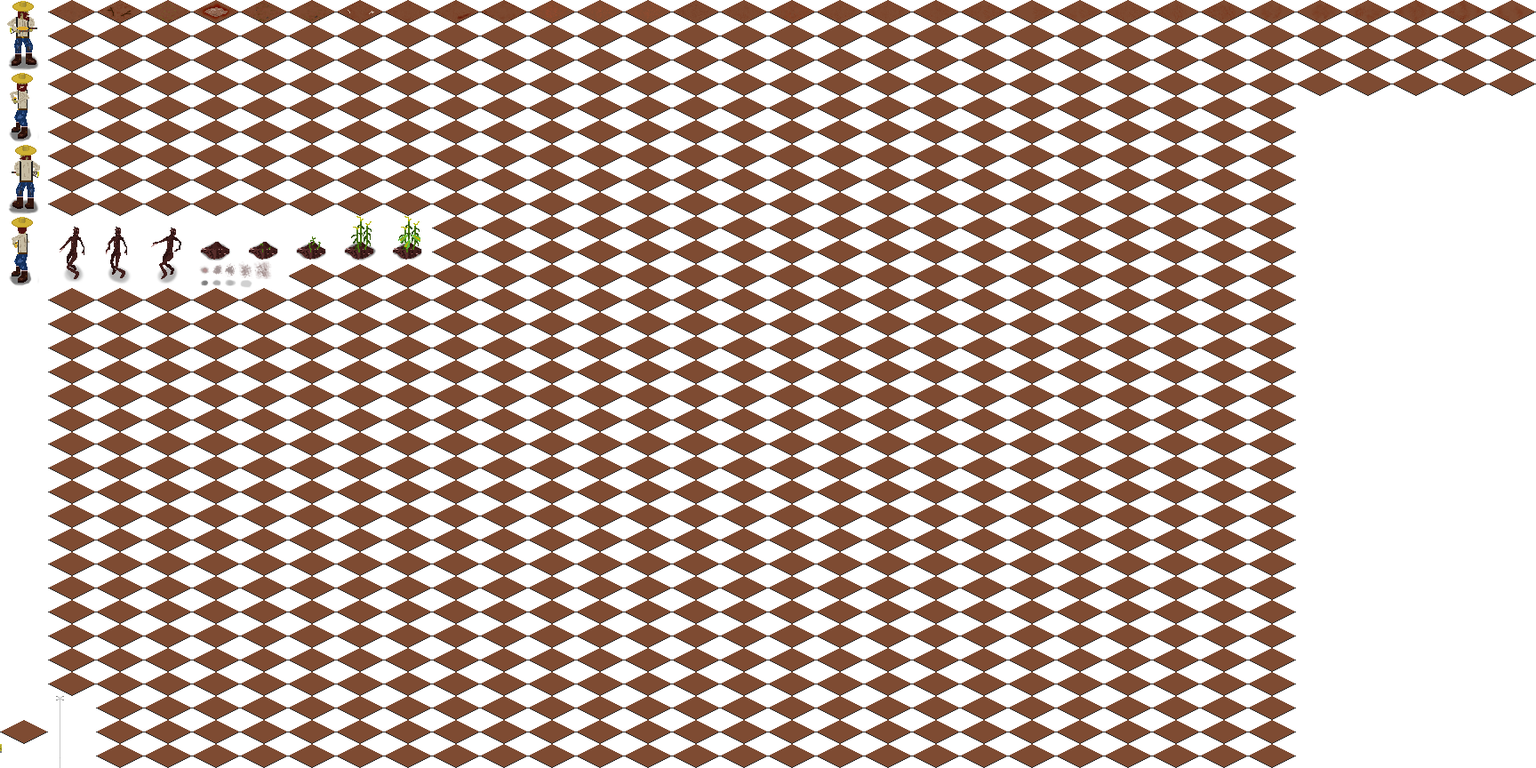
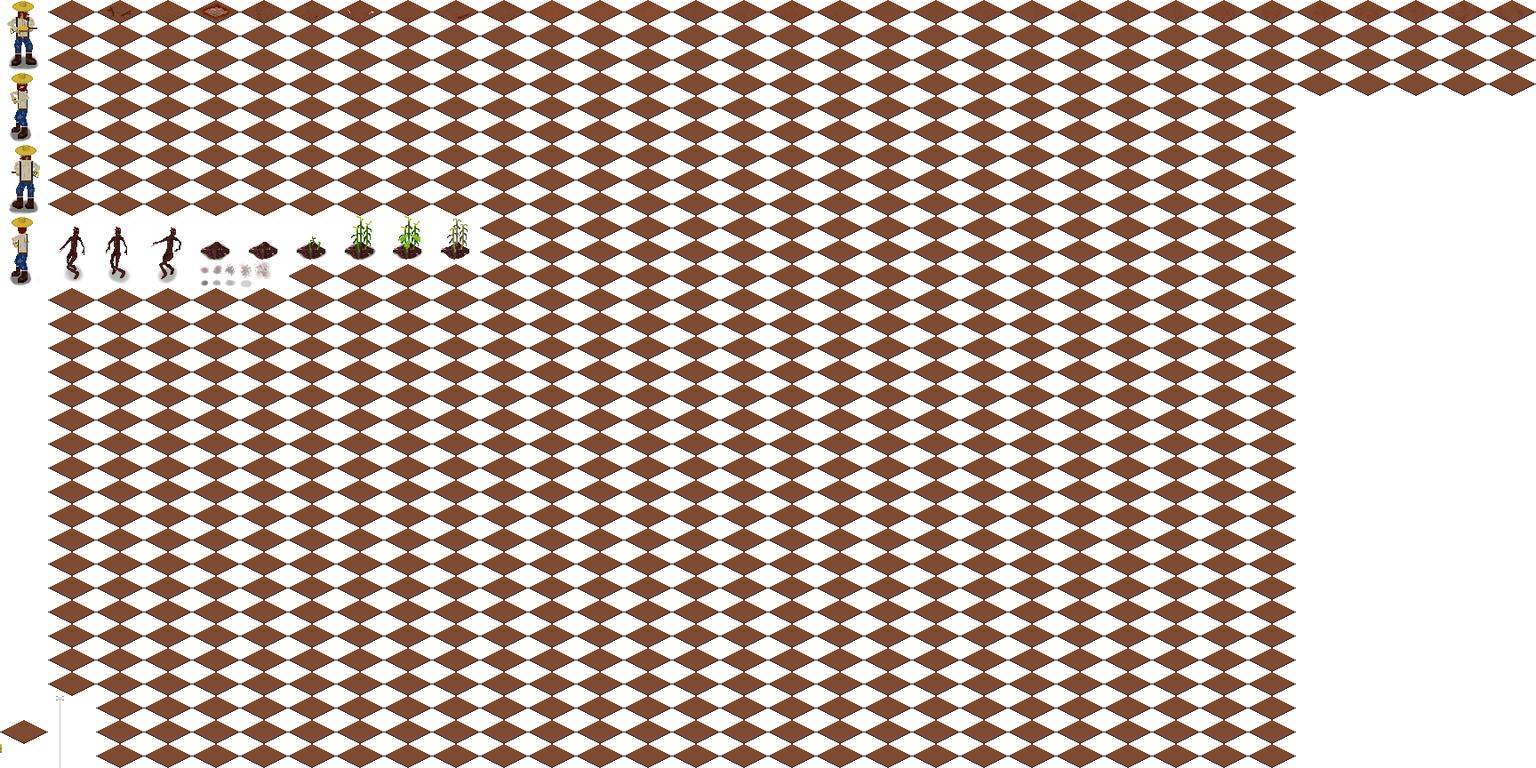
Revision of a layered 1536 × 768 image; what changed, layer by layer:
painted on "zombie" over left=440, top=218, right=470, bottom=260
painted on "Background" over left=431, top=215, right=480, bottom=264
